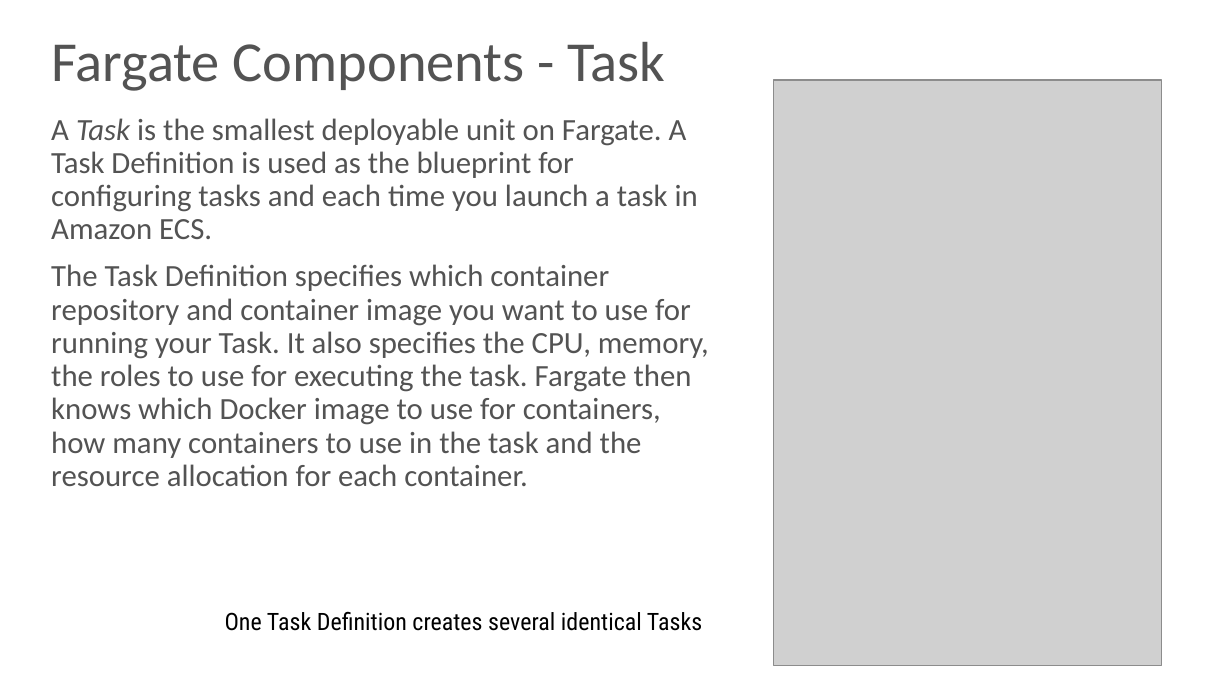
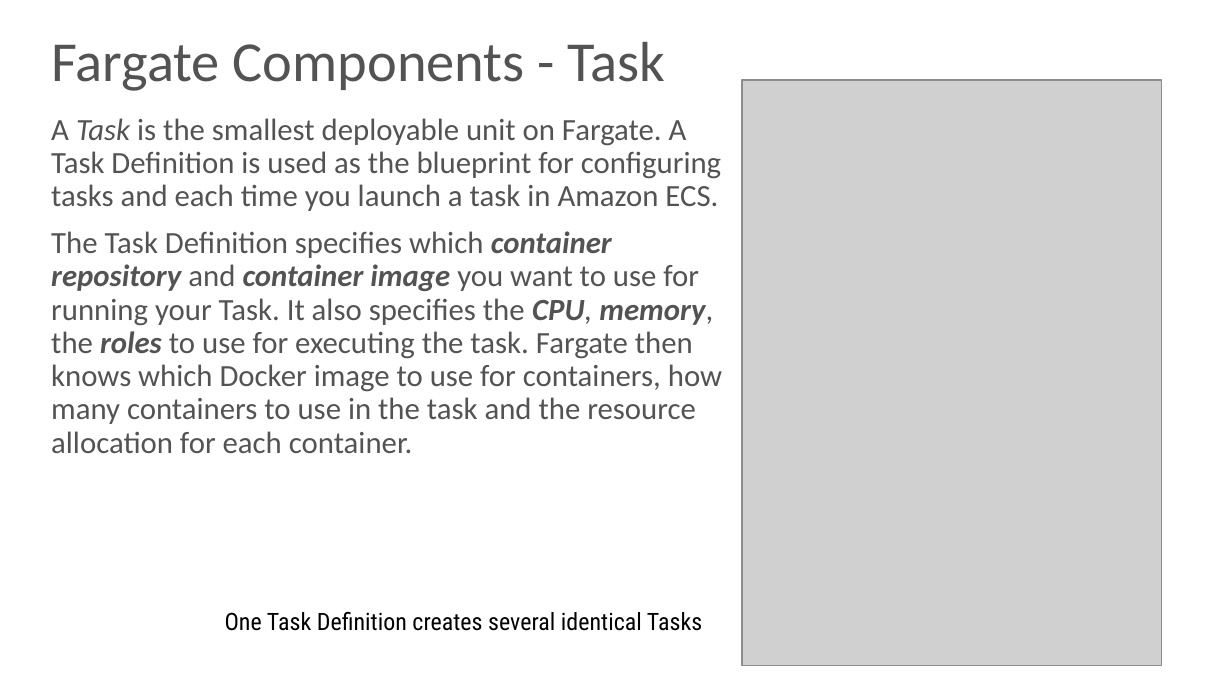
Before and after one commit to skarlekar/fargate-patterns, a slide deck: slide 8 of presentation/Fargate Patterns.pptx (slide 9 before the commit). Drawn at 1232x693 pixels with LibreOffice and Linux fonts; fonts in the diff are those of the drawing; grey boxes stand for pictures; background and template pictures are left out. Boxes give left, top, right and bottom in pixels: in the first picture for what was removed or moved away, otherwise in the second. Text is boxed around its words. In the diff, an @@ line names an element or a change of style, - is before the commit and + after.

```diff
--- a/presentation/Fargate Patterns.pptx
+++ b/presentation/Fargate Patterns.pptx
@@ picture: place and size @@
-picture at (774, 80, 1162, 665)
+picture at (742, 80, 1162, 665)
@@ text at (51, 231, 722, 453): bold on, italic on in "container repository container image CPU, memory, roles" @@
```
Also in this commit, not shown: 4 other slides changed, 1 slide removed, 1 other file.
